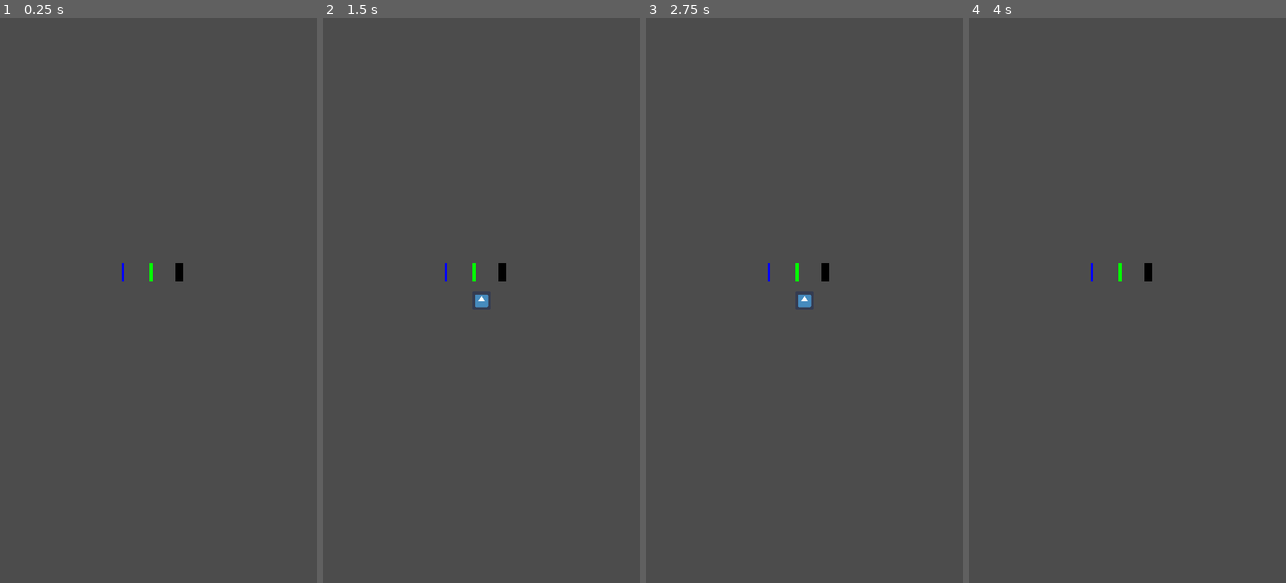
Above: before the commit, frames 1-4 (left to right).
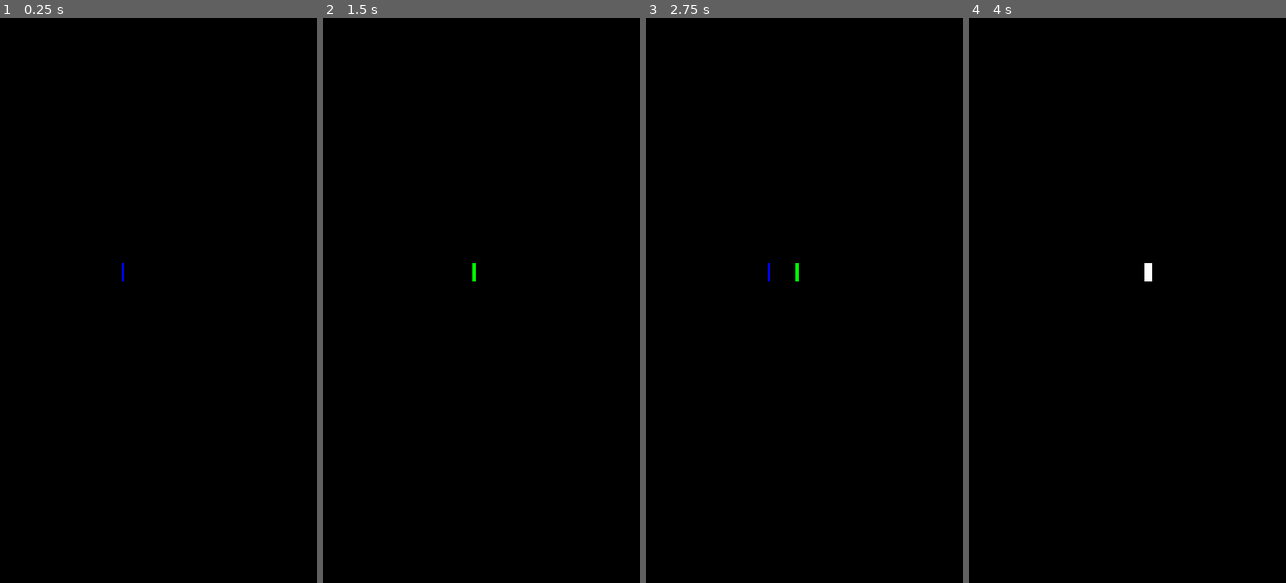
Above: after the commit, the same moments.

Repository: rezgi/onna
Game: Godot game, scene res://Beat.tscn
Two runs of this game, one before a commit and one after it. Both use one fixed random seed, a clock stepped at 60 frames per second and the inputs below. The project has no main scene, so this scene is started directly. The engine's default icon, where the game draws it, is replaced by a stand-in: a white triangle on a blue panel in a dark square.
Inputs:
- Up to frame 1 (0.25 s): no input
- Up to frame 2 (1.5 s): tap Enter at 1.25 s
- Up to frame 3 (2.75 s): no input
- Up to frame 4 (4 s): tap Space at 2.75 s

The runs differ from the first frame. In frame 1, 100% of the frame differs, in the area x 0-100%, y 0-100%; in frame 2, 100%; in frame 3, 100%; in frame 4, 100%.

Commit message:
added full, quarter and eight notes with sprite debugging

Diff:
--- a/Beat.gd
+++ b/Beat.gd
@@ -1,31 +1,42 @@
 extends Node2D
-
-# full : 4/4
-# quarter : 1/4
-# eight : .5/4
-
-# 1s == 60bpm
-
-onready var metronome01 := $metronome01
-onready var sprite := $sprite
 
 export var bpm := 120
 
 func _ready():
-	$Timer.wait_time = bpm2sec(bpm)
-	$Timer.start()
+	$fullMeasure.visible = false
+	$quarterMeasure.visible = false
+	$eightMeasure.visible = false
 
-	sprite.visible = false
-	sprite.position = get_viewport_rect().size/2
+	$fullTimer.wait_time = bpm2sec(bpm / 4.0)
+	$quartTimer.wait_time = bpm2sec(bpm)
+	$eightTimer.wait_time = bpm2sec(bpm * 2.0)
 
-func _on_Timer_timeout():
-	sprite.visible = !sprite.visible
-	metronome01.play()
-	$Timer.start()
-
-func get_sprite_center(spr: Sprite) -> Vector2:
-	var spr_center = spr.get_rect().size
-	return spr_center/2
+	$fullTimer.start()
+	$quartTimer.start()
+	$eightTimer.start()
 
 func bpm2sec(tempo) -> float:
 	return 60.0/tempo
+
+func _on_fullTimer_timeout():
+	$metronome03.play()
+	$fullMeasure.visible = true
+	$fullTimer.start()
+	$fullMeasureDisplay.start()
+
+
+func _on_quartTimer_timeout():
+	$metronome01.play()
+	$quarterMeasure.visible = !$quarterMeasure.visible
+	$quartTimer.start()
+
+
+func _on_eightTimer_timeout():
+	$metronome02.volume_db = -10
+	$metronome02.play()
+	$eightMeasure.visible = !$eightMeasure.visible
+	$eightTimer.start()
+
+
+func _on_fullMeasureDisplay_timeout():
+	$fullMeasure.visible = false
--- a/Beat.tscn
+++ b/Beat.tscn
@@ -1,14 +1,16 @@
-[gd_scene load_steps=10 format=2]
+[gd_scene load_steps=12 format=2]
 
 [ext_resource path="res://sounds/metronome01.wav" type="AudioStream" id=1]
 [ext_resource path="res://Beat.gd" type="Script" id=2]
 [ext_resource path="res://icon.png" type="Texture" id=3]
+[ext_resource path="res://sounds/metronome02.wav" type="AudioStream" id=4]
+[ext_resource path="res://sounds/laser.wav" type="AudioStream" id=5]
 
 [sub_resource type="Shader" id=1]
 code = "shader_type canvas_item;
 
 void fragment(){
-	COLOR = vec4(0,0,0,1);
+	COLOR = vec4(1,1,1,1);
 }"
 
 [sub_resource type="ShaderMaterial" id=2]
@@ -37,19 +39,34 @@
 [node name="Beat" type="Node2D"]
 script = ExtResource( 2 )
 
-[node name="Timer" type="Timer" parent="."]
+[node name="BG" type="ColorRect" parent="."]
+anchor_right = 1.0
+anchor_bottom = 1.0
+margin_right = 1080.0
+margin_bottom = 1920.0
+color = Color( 0, 0, 0, 1 )
+__meta__ = {
+"_edit_use_anchors_": false
+}
 
 [node name="metronome01" type="AudioStreamPlayer" parent="."]
 stream = ExtResource( 1 )
 
-[node name="sprite" type="Sprite" parent="."]
-texture = ExtResource( 3 )
+[node name="metronome02" type="AudioStreamPlayer" parent="."]
+stream = ExtResource( 4 )
 
-[node name="full" type="Timer" parent="."]
+[node name="metronome03" type="AudioStreamPlayer" parent="."]
+stream = ExtResource( 5 )
+volume_db = -6.0
 
-[node name="quart" type="Timer" parent="."]
+[node name="fullTimer" type="Timer" parent="."]
 
-[node name="eight" type="Timer" parent="."]
+[node name="quartTimer" type="Timer" parent="."]
+
+[node name="eightTimer" type="Timer" parent="."]
+
+[node name="fullMeasureDisplay" type="Timer" parent="."]
+wait_time = 0.2
 
 [node name="fullMeasure" type="Sprite" parent="."]
 material = SubResource( 2 )
@@ -68,4 +85,7 @@
 position = Vector2( 419.2, 864 )
 scale = Vector2( 0.1, 1 )
 texture = ExtResource( 3 )
-[connection signal="timeout" from="Timer" to="." method="_on_Timer_timeout"]
+[connection signal="timeout" from="fullTimer" to="." method="_on_fullTimer_timeout"]
+[connection signal="timeout" from="quartTimer" to="." method="_on_quartTimer_timeout"]
+[connection signal="timeout" from="eightTimer" to="." method="_on_eightTimer_timeout"]
+[connection signal="timeout" from="fullMeasureDisplay" to="." method="_on_fullMeasureDisplay_timeout"]
--- a/project.godot
+++ b/project.godot
@@ -27,7 +27,6 @@
 window/size/test_width=720
 window/size/test_height=1280
 window/stretch/mode="2d"
-window/stretch/aspect="expand"
 
 [rendering]
 
Not shown, added: sounds/laser.wav.import
Not shown, added: sounds/laser.wav
